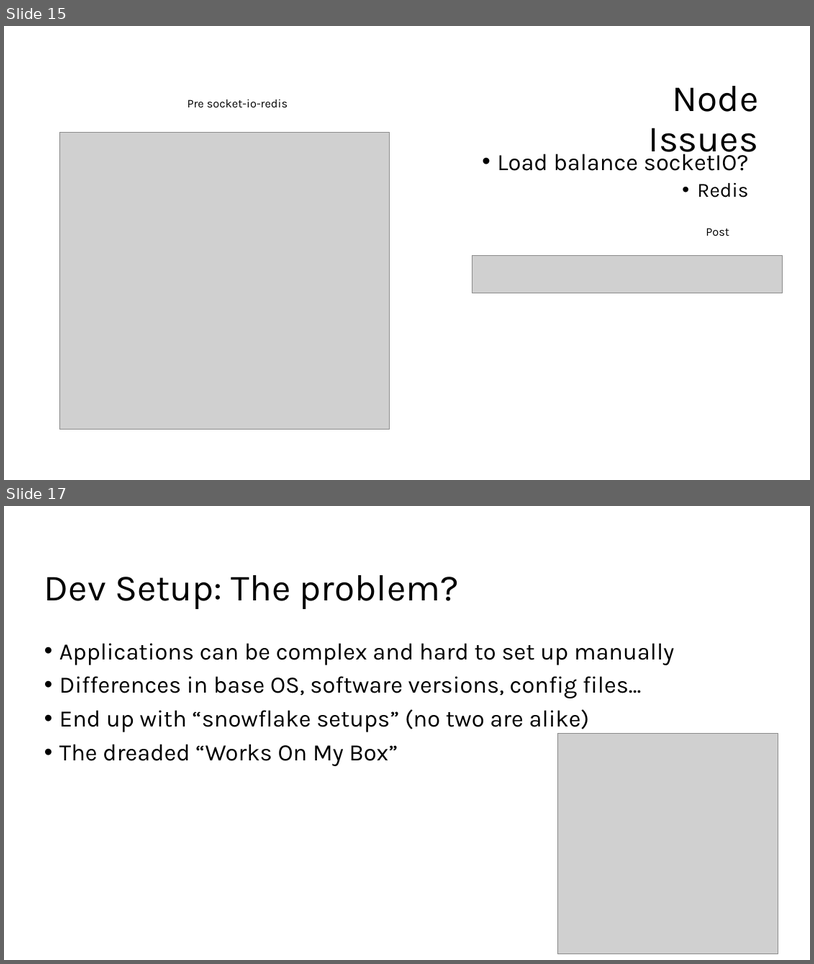
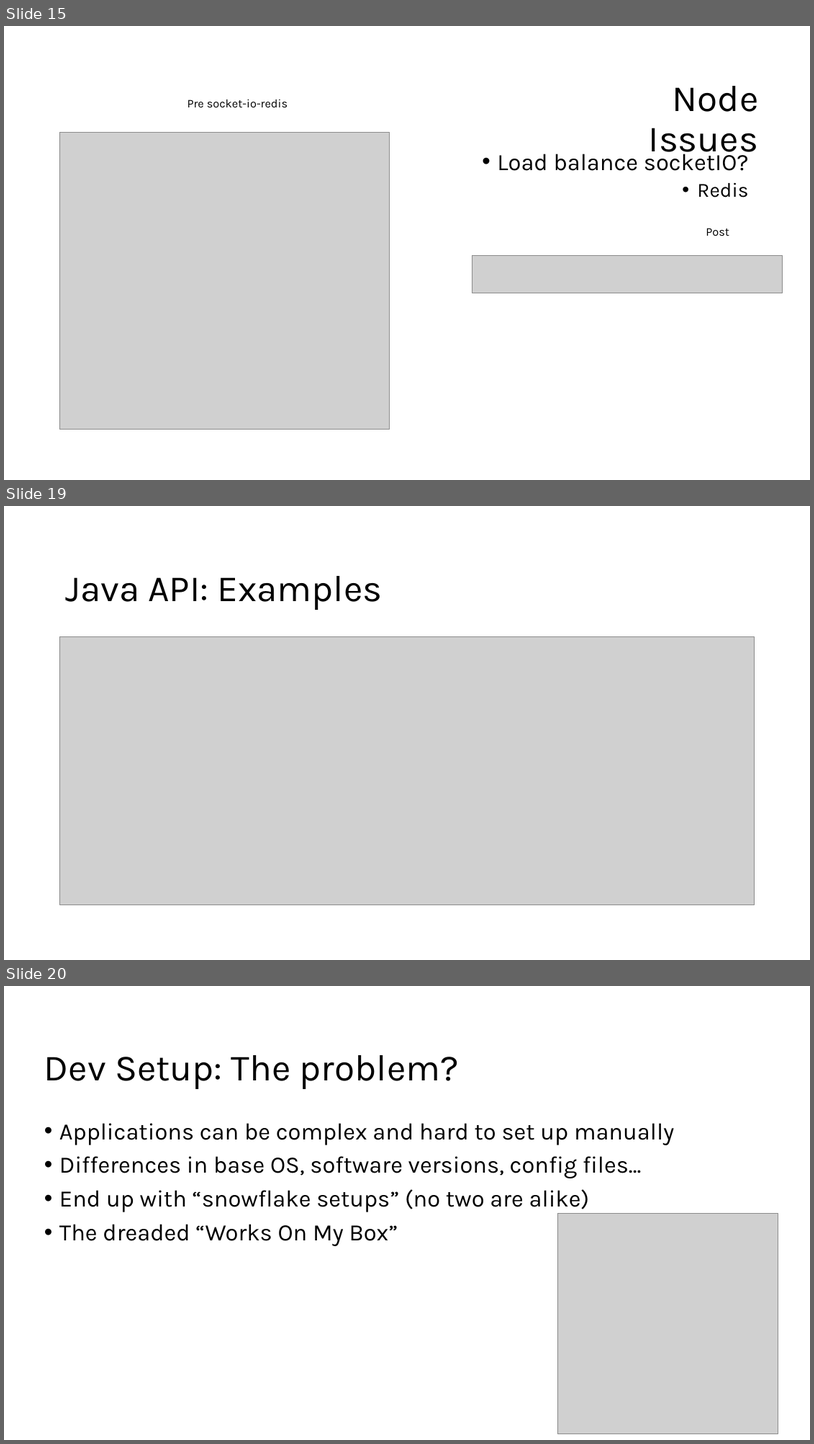
Before and after one commit to justin522/VirtualWhiteboard, a slide deck: Virtual Whiteboard.pptx. Shown one above the other, each under a label of ours: slides 15 and 17 before the commit, slides 15, 19 and 20 after it; the slides between them are not shown. The pictures are 814x964 and 814x1444 pixels, drawn with LibreOffice and Linux fonts; fonts in the diff are those of the drawing; grey boxes stand for pictures; background and template pictures are left out. Boxes give left, top, right and bottom in pixels: in the first picture for what was removed or moved away, otherwise in the second. Text is boxed around its words. In the diff, an @@ line names an element or a change of style, - is before the commit and + after.

```diff
--- a/Virtual Whiteboard.pptx
+++ b/Virtual Whiteboard.pptx
@@ slide 19 added at <box>4,506,810,960</box>, background #FFFFFF @@
@@ title added at <box>65,576,383,610</box>, 44 pt, text #000000 @@
+Java API: Examples
@@ picture added at <box>59,637,756,905</box> @@
@@ what was slide 17 is now slide 20 @@
```
Also in this commit, not shown: 8 slides changed, 2 other slides added, 1 other file.
